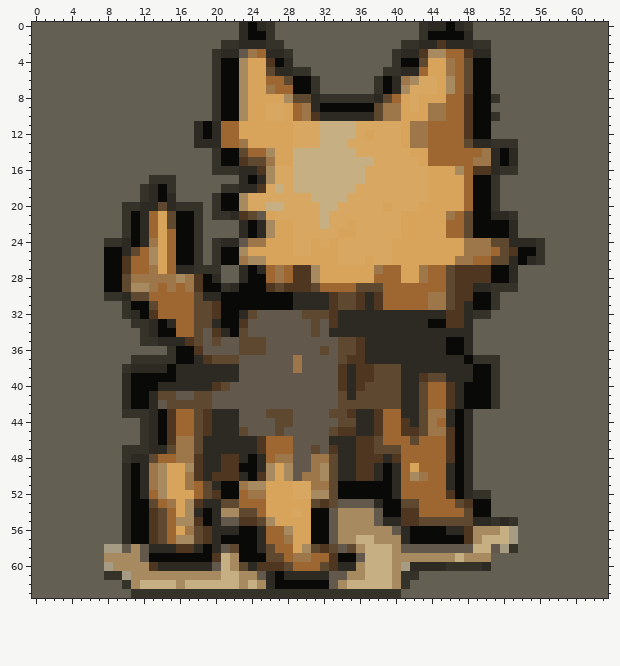
Two versions of one pixel-art sprite, dev_assets/gorda/back.png. Above is the file before it was changed.
The file is 64x64 pixels. Colours within 5 levels of each other are drawn and written as one.
The same view after the edit:
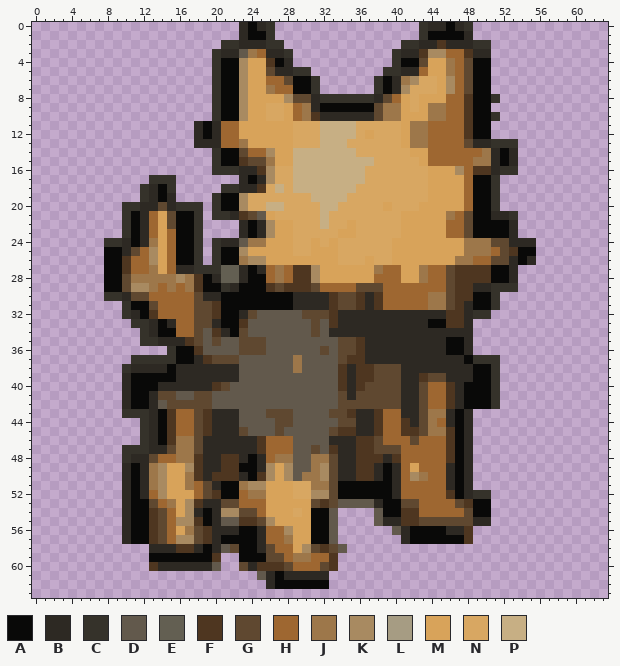
Palette (. is transparent): A #090908  B #2d2923  C #35322a  D #62594c  E #635f52  F #4e3620  G #5f4830  H #9e6731  J #9d774a  K #a88a61  L #a69c83  M #d8a35a  N #d8a762  P #c7af84
From old to new:
Changed rows in their new state; - is an unchanged pixel.
first column x 0:
 0 .......................----................------...............
 1 .......................----................------...............
 2 .....................-------.............----------.............
 3 ....................---------...........-----------.............
 4 ....................---------...........-----------.............
 5 ....................-----------........------------.............
 6 ....................------------......-------------.............
 7 ....................------------......-------------.............
 8 ....................--------------------------------............
 9 ....................-------------------------------.............
10 ....................--------------------------------............
11 ..................---------------------------------.............
12 ..................---------------------------------.............
13 ..................------------------------------------..........
14 ....................----------------------------------..........
15 ....................----------------------------------..........
16 ....................----------------------------------..........
17 .............---.......-----------------------------............
18 ............----.....-------------------------------............
19 ............----....--------------------------------............
20 ..........---------.--------------------------------............
21 ..........---------.----------------------------------..........
22 ..........---------....-------------------------------..........
23 ..........---------....-------------------------------..........
24 ........-----------.------------------------------------........
25 ........-----------.------------------------------------........
26 ........-----------.------------------------------------........
27 ........----------------------------------------------..........
28 ........----------------------------------------------..........
29 ........----------------------------------------------..........
30 ........--------------------------------------------............
31 ..........------------------------------------------............
32 ..........-----------------------------------------.............
33 ...........--------------------------------------...............
34 ............-------------------------------------...............
35 ............-------------------------------------...............
36 ...............----------------------------------...............
37 ...........-----------------------------------------............
38 ..........------------------------------------------............
39 ..........------------------------------------------............
40 ..........------------------------------------------............
41 ..........------------------------------------------............
42 ..........------------------------------------------............
43 ..........---------------------------------------...............
44 ............-------------------------------------...............
45 ............-------------------------------------...............
46 ............-------------------------------------...............
47 ..........---------------------------------------...............
48 ..........---------------------------------------...............
49 ..........---------------------------------------...............
50 ..........---------------------------------------...............
51 ..........---------------------------------------...............
52 ..........-----------------------------------------.............
53 ..........-----------------------------------------.............
54 ..........------------------------....-------------.............
55 ..........------------------------....-------------.............
56 ..........------------------------......---------...............
57 ..........------------------------.......--------...............
58 .............----------------------.............................
59 .............--------..-----------..............................
60 .............--------..-----------..............................
61 .........................--------...............................
62 ..........................-------...............................
63 ................................................................
Where, in picture pixels (left, top, right, bottom), the same in both pictures:
erased: (32, 22, 608, 598)
